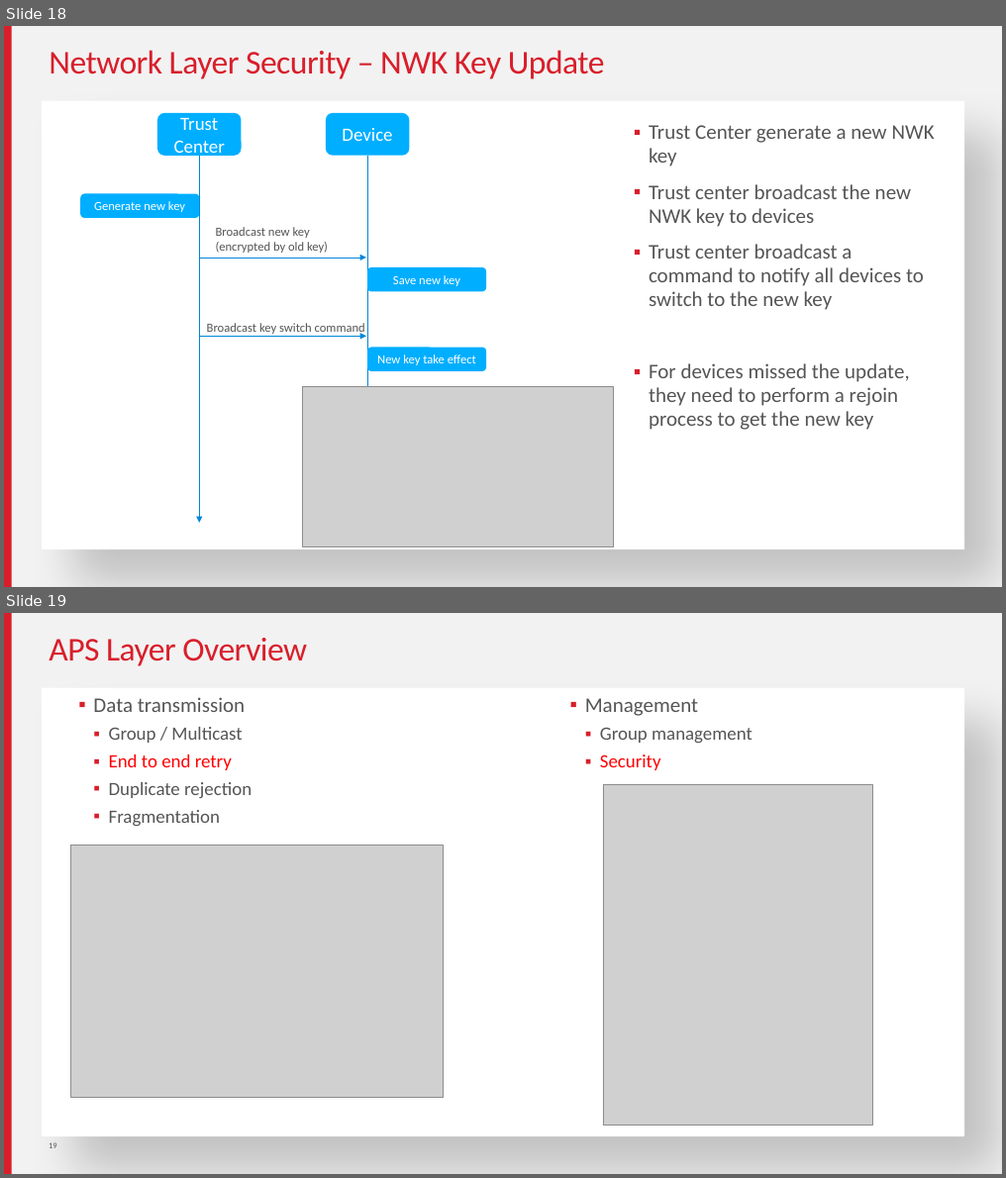
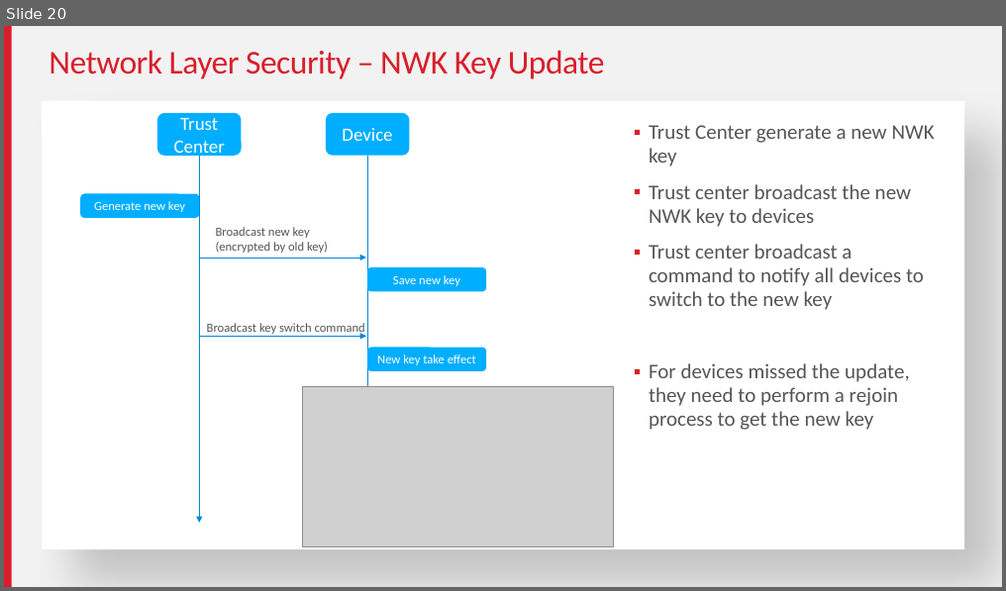
Before and after one commit to MarkDing/IoT-Developer-Boot-Camp-Wiki, a slide deck: zigbee/Zigbee Basic.pptx. Shown one above the other, each under a label of ours: slides 18 and 19 before the commit, slide 20 after it. The pictures are 1006x1178 and 1006x591 pixels, drawn with LibreOffice and Linux fonts; fonts in the diff are those of the drawing; grey boxes stand for pictures. Boxes give left, top, right and bottom in pixels: in the first picture for what was removed or moved away, otherwise in the second. Text is boxed around its words. In the diff, an @@ line names an element or a change of style, - is before the commit and + after.

```diff
--- a/zigbee/Zigbee Basic.pptx
+++ b/zigbee/Zigbee Basic.pptx
@@ slide 19 removed at (4, 613, 1002, 1174), background #F2F2F2; not listed: 2 template elements that a slide beside it also shows @@
@@ title removed at (49, 638, 307, 666) @@
-APS Layer Overview
@@ text removed at (93, 697, 252, 826) @@
-▪ Data transmission
-  ▪ Group / Multicast
-  ▪ End to end retry
-  ▪ Duplicate rejection
-  ▪ Fragmentation
@@ text removed at (585, 698, 752, 770) @@
-▪ Management
-  ▪ Group management
-  ▪ Security
@@ picture removed at (603, 785, 872, 1126) @@
@@ picture removed at (71, 845, 444, 1098) @@
@@ page number removed at (49, 1143, 56, 1149) @@
-19
@@ what was slide 18 is now slide 20 @@
```
Also in this commit, not shown: 6 slides changed, 4 slides added, 3 other slides removed, 6 other files.
